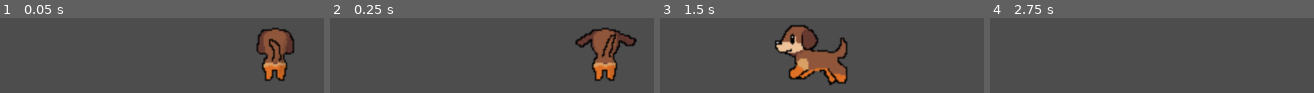
Above: before the commit, frames 1-4 (left to right).
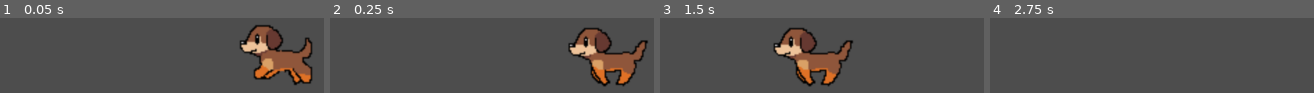
Above: after the commit, the same moments.

Repository: WOCae/dog
Game: Godot game, scene res://dog.tscn
Same seed, same stepped clock (60 frames per second), same inputs: the game is played once before the commit and once after it.
Inputs:
- Up to frame 1 (0.05 s): no input
- Up to frame 2 (0.25 s): no input
- Up to frame 3 (1.5 s): tap Enter at 1.25 s; hold Left (ui_left) from 1.28 s (still down)
- Up to frame 4 (2.75 s): release Left (ui_left) at 2.03 s

The runs differ from the first frame. In frame 1, 11% of the frame differs, in the area x 74-97%, y 9-90%; in frame 2, 11%; in frame 3, 6.8%; in frame 4, nothing differs.

Commit message:
Update dog.tscn

Diff:
--- a/dog.tscn
+++ b/dog.tscn
@@ -73,4 +73,4 @@
 
 [node name="AnimatedSprite2D" type="AnimatedSprite2D" parent="."]
 sprite_frames = SubResource("SpriteFrames_1vqrs")
-animation = &"down"
+animation = &"walk"
